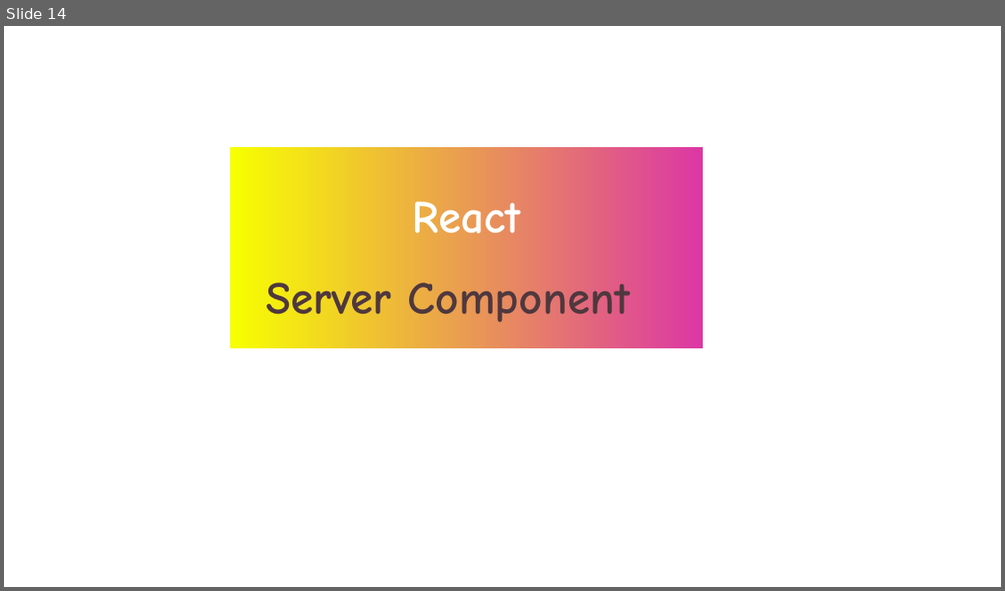
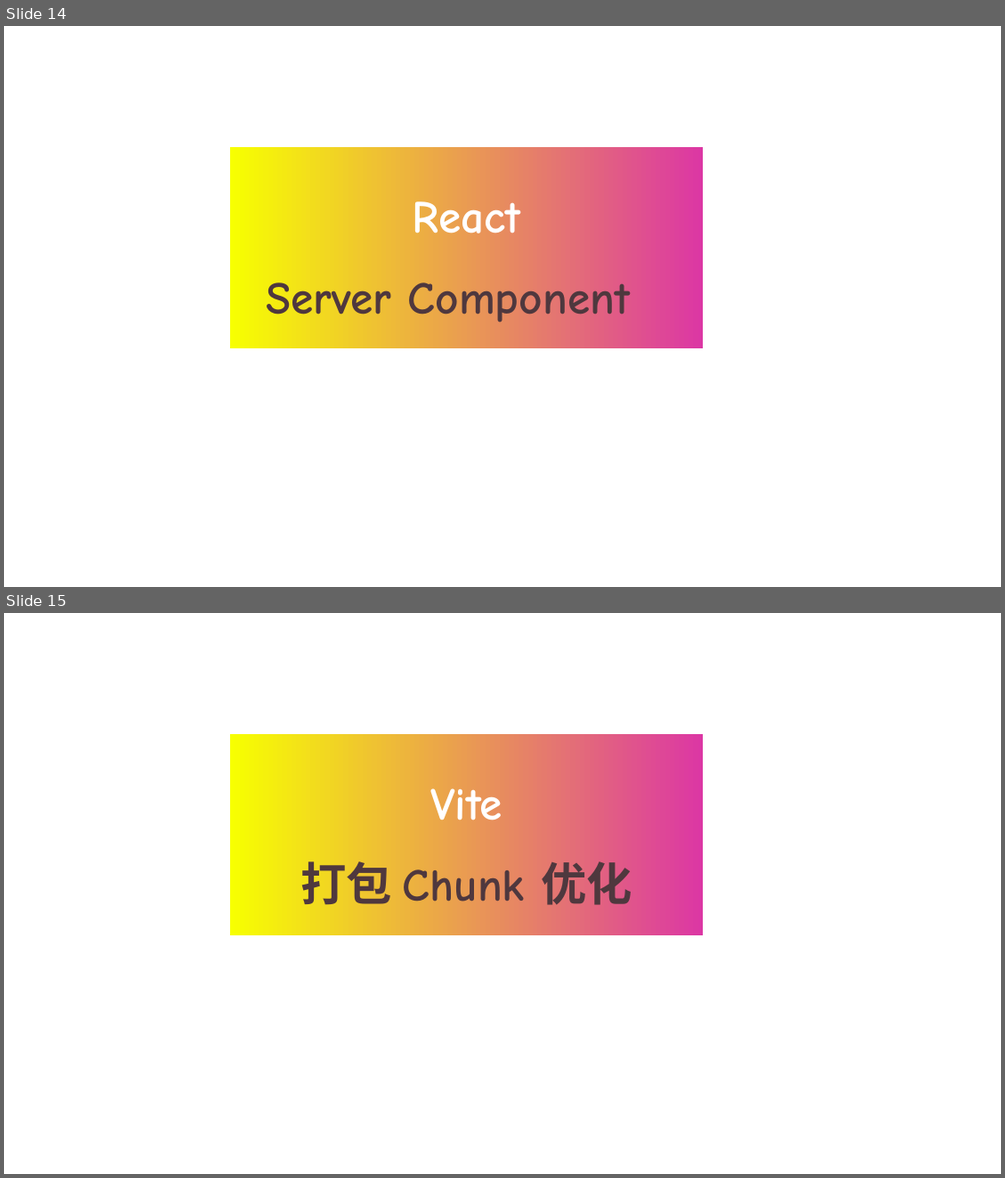
Before and after one commit to ParadeTo/blog, a slide deck: 公众号封面.pptx. Shown one above the other, each under a label of ours: slide 14 before the commit, slides 14 and 15 after it. The pictures are 1005x591 and 1005x1178 pixels, drawn with LibreOffice and Linux fonts; fonts in the diff are those of the drawing; background and template pictures are left out. Boxes give left, top, right and bottom in pixels: in the first picture for what was removed or moved away, otherwise in the second. Text is boxed around its words. In the diff, an @@ line names an element or a change of style, - is before the commit and + after.

```diff
--- a/公众号封面.pptx
+++ b/公众号封面.pptx
@@ slide 15 added at (4,613,1001,1174), background picture (left out) @@
@@ rectangle added at (230,734,703,935), fill gradient #F7FF00 to #DC37A4 @@
@@ text added at (430,788,502,820), 44 pt, text #FFFFFF, bold @@
+Vite
@@ text added at (300,861,632,905), 44 pt, text #4F383E, bold @@
+打包 Chunk 优化
```
Also in this commit, not shown: 9 other files.
